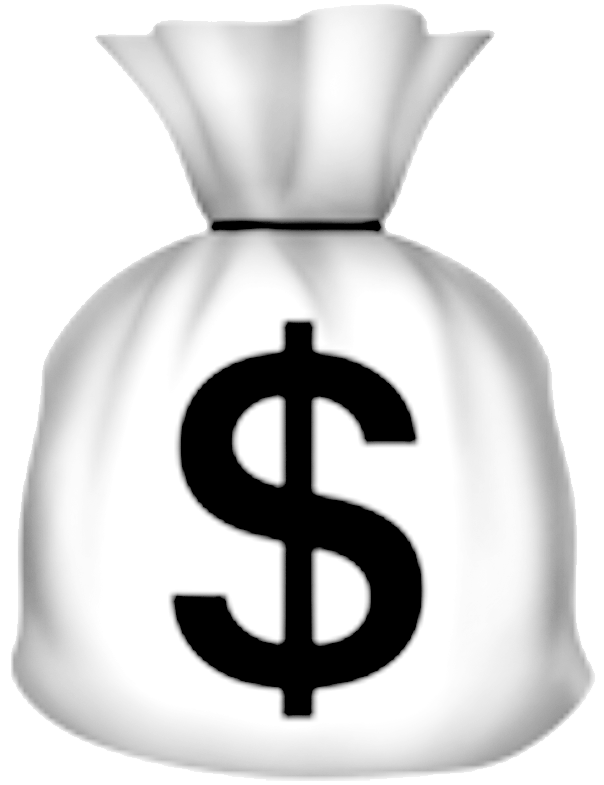
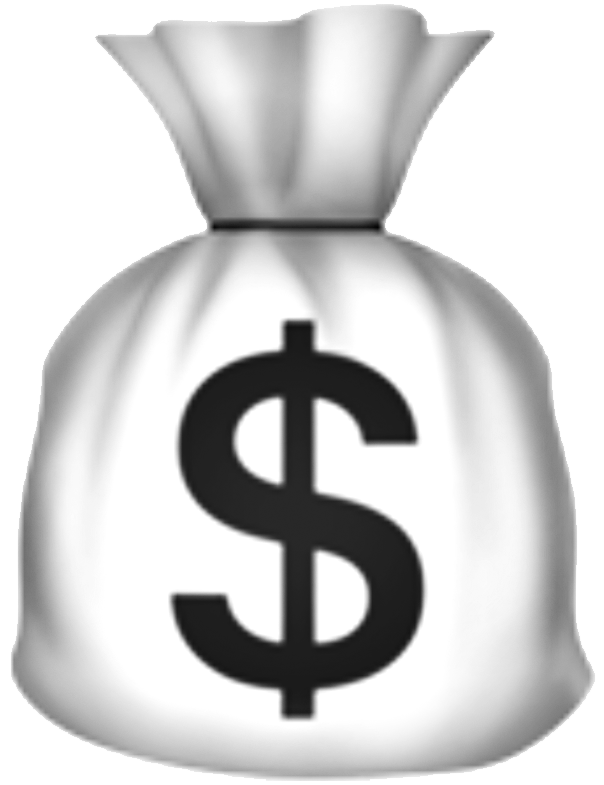
Layer changes from the first 604x785 image to the second:
pixels changed over (x1=11, y1=4, x2=595, y2=781) (layer not identified)
